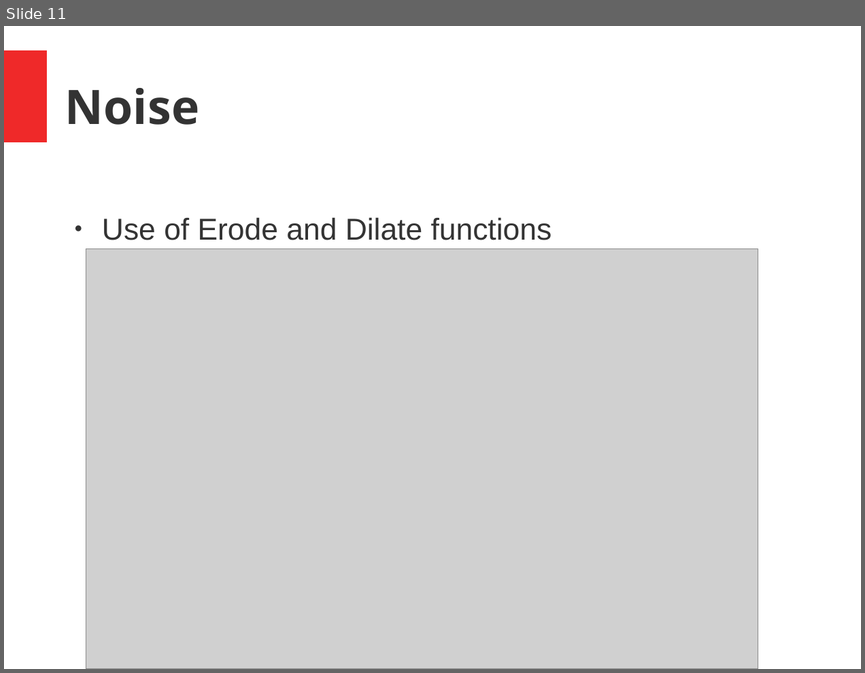
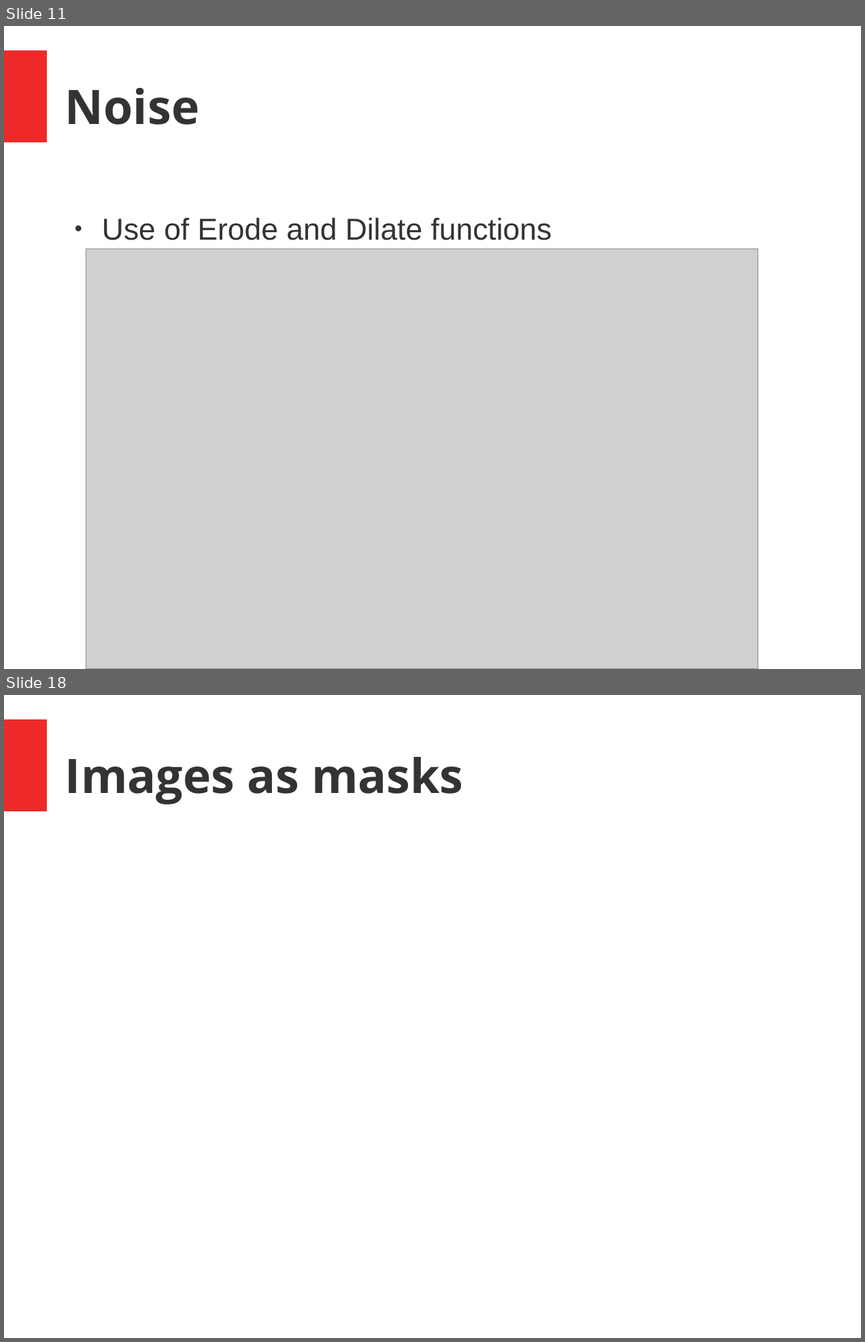
Before and after one commit to joseph-allen/MinsharaMask, a slide deck: SeminarJosephAllen.odp. Shown one above the other, each under a label of ours: slide 11 before the commit, slides 11 and 18 after it; the slides between them are not shown. The pictures are 865x673 and 865x1342 pixels, drawn with LibreOffice and Linux fonts; fonts in the diff are those of the drawing; grey boxes stand for pictures. Boxes give left, top, right and bottom in pixels: in the first picture for what was removed or moved away, otherwise in the second. Text is boxed around its words. In the diff, an @@ line names an element or a change of style, - is before the commit and + after.

```diff
--- a/SeminarJosephAllen.odp
+++ b/SeminarJosephAllen.odp
@@ slide 18 added at (4, 695, 861, 1338), background #FFFFFF; not listed: 1 template element that a slide beside it also shows @@
@@ title added at (65, 757, 463, 804), 44 pt, text #333333, bold @@
+Images as masks
```
Also in this commit, not shown: 6 other slides added.
